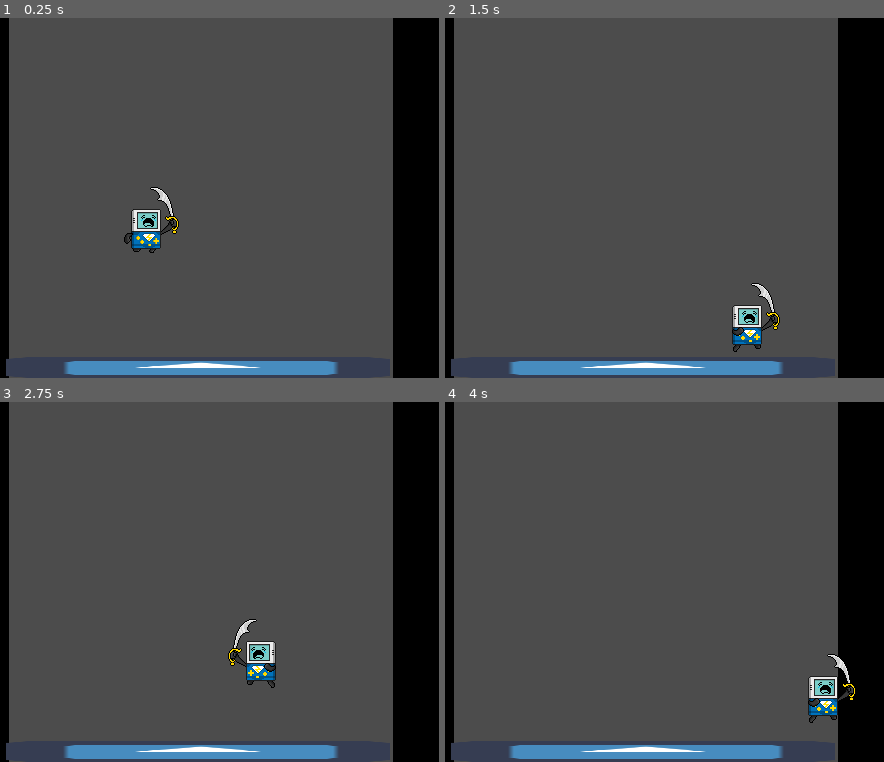
Above: before the commit, frames 1-4 (two rows, left to right).
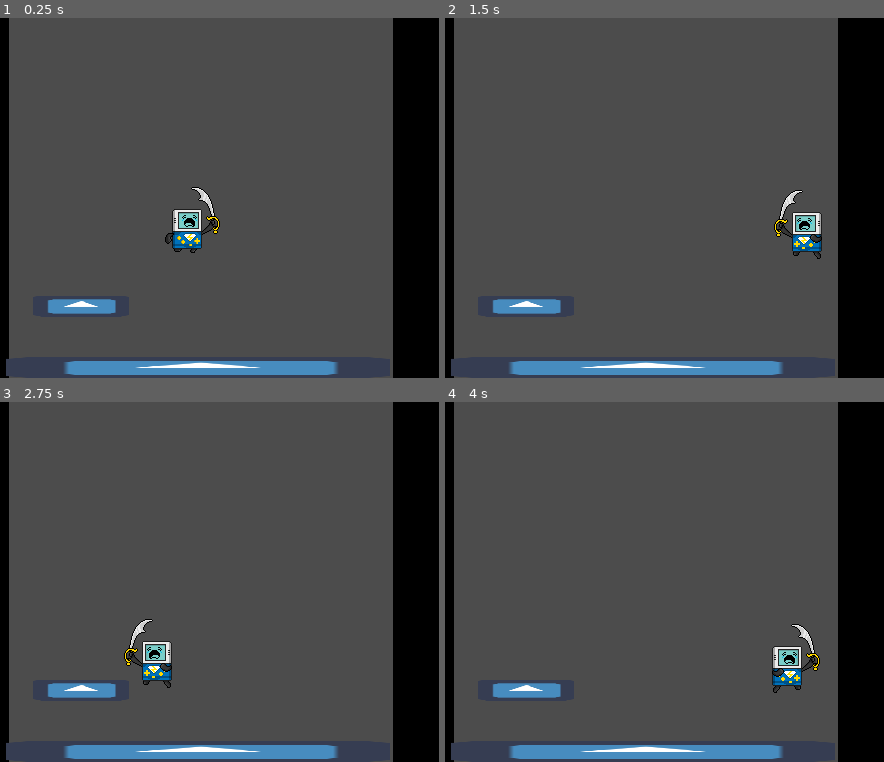
Above: after the commit, the same moments.

Repository: svntax/MetaBoyJam-2022
Game: Godot game, scene res://Gameplay.tscn
Same seed, same stepped clock (60 frames per second), same inputs: the game is played once before the commit and once after it. The engine's default icon, where the game draws it, is replaced by a stand-in: a white triangle on a blue panel in a dark square.
Inputs:
- Up to frame 1 (0.25 s): no input
- Up to frame 2 (1.5 s): hold Right (move_right) from 0.53 s (still down); tap X (action) at 0.6 s; tap Z (jump) at 0.77, 0.8, 1.07, 1.35 s
- Up to frame 3 (2.75 s): tap Z (jump) at 1.52, 1.82, 2.3 s; tap X (action) at 1.55, 2.1 s; release Right (move_right) at 2.03 s; hold Left (move_left) from 2.03 s (still down)
- Up to frame 4 (4 s): release Left (move_left) at 2.78 s; hold Right (move_right) from 2.78 s (still down); tap X (action) at 2.85 s; tap Z (jump) at 3.02, 3.32, 3.6, 3.77 s

The runs differ from the first frame. In frame 1, 2.6% of the frame differs, in the area x 10-51%, y 46-83%; in frame 2, 2.6%; in frame 3, 2.6%; in frame 4, 2.6%.

Commit message:
Player now automoves. Added multi-jump support.

Diff:
--- a/Gameplay.tscn
+++ b/Gameplay.tscn
@@ -11,6 +11,9 @@
 
 [sub_resource type="RectangleShape2D" id=3]
 extents = Vector2( 64, 180 )
+
+[sub_resource type="RectangleShape2D" id=4]
+extents = Vector2( 50, 10 )
 
 [node name="Gameplay" type="Node2D"]
 __meta__ = {
@@ -54,3 +57,13 @@
 
 [node name="MetaBoy" parent="." instance=ExtResource( 1 )]
 position = Vector2( 264, 184 )
+
+[node name="StaticBody2D2" type="StaticBody2D" parent="."]
+position = Vector2( 200, 288 )
+
+[node name="CollisionShape2D" type="CollisionShape2D" parent="StaticBody2D2"]
+shape = SubResource( 4 )
+
+[node name="Icon2" type="Sprite" parent="StaticBody2D2"]
+scale = Vector2( 1.5, 0.328125 )
+texture = ExtResource( 2 )
--- a/MetaBoy/MetaBoy.gd
+++ b/MetaBoy/MetaBoy.gd
@@ -13,10 +13,13 @@
 
 const SNAP = Vector2(0, 12)
 const MAX_FALL_SPEED = 248
+
 onready var gravity = 16
 onready var speed = 164
 onready var jump_speed = 320
-onready var jump_grace_timer = $JumpGraceTimer
+onready var double_jump_speed = 292
+onready var max_jumps = 2
+onready var jump_count = 0
 
 onready var velocity = Vector2()
 onready var face_direction = 1
@@ -25,25 +28,29 @@
 onready var animation_player = $AnimationPlayer
 onready var action_player = $ActionPlayer
 onready var body = $MainBody
+onready var jump_grace_timer = $JumpGraceTimer
 onready var attack_cooldown_timer = $AttackCooldownTimer
 
 func _ready():
 	input_controls = KEYBOARD_CONTROLS
 
 func _physics_process(_delta):
-	velocity.x = 0
+	velocity.x = speed * face_direction
 
 	# Gravity
 	velocity.y += get_gravity()
 
 	# Movement
 	if can_move():
-		if Input.is_action_pressed(input_controls["left"]):
-			velocity.x -= get_speed()
-		if Input.is_action_pressed(input_controls["right"]):
-			velocity.x += get_speed()
-		if velocity.x != 0:
-			face_direction = sign(velocity.x)
+		# TODO: do we want the player to be able to turn at any time?
+		if Input.is_action_just_pressed(input_controls["left"]):
+			#velocity.x -= get_speed()
+			face_direction = -1
+		if Input.is_action_just_pressed(input_controls["right"]):
+			#velocity.x += get_speed()
+			face_direction = 1
+#		if velocity.x != 0:
+#			face_direction = sign(velocity.x)
 		body.scale.x = face_direction
 		if Input.is_action_just_pressed(input_controls["action"]):
 			_handle_action()
@@ -57,6 +64,17 @@
 		velocity.y = move_and_slide(velocity, Vector2.UP, true).y
 	else:
 		velocity.y = move_and_slide_with_snap(velocity, SNAP, Vector2.UP, true).y
+
+	# Flip directions on horizontal collision
+	var slide_count = get_slide_count()
+	for i in range(slide_count):
+		var slide_collision = get_slide_collision(i)
+		var normal = slide_collision.normal
+		if normal.x != 0:
+			face_direction = sign(velocity.bounce(normal).x)
+
+	if is_on_floor() and jump_count != 0:
+		jump_count = 0
 
 	# Limit fall speed
 	if velocity.y > MAX_FALL_SPEED:
@@ -77,10 +95,17 @@
 	return state_machine.is_in_movement_state()
 
 func can_jump() -> bool:
-	return can_move() and (is_on_floor() or is_jump_grace_active())
+	if jump_count == 0:
+		return can_move() and (is_on_floor() or is_jump_grace_active())
+	else:
+		return can_move() and jump_count < max_jumps
 
 func jump() -> void:
-	velocity.y = -get_jump_speed()
+	jump_count += 1
+	if jump_count > 1:
+		velocity.y = -get_double_jump_speed()
+	else:
+		velocity.y = -get_jump_speed()
 	state_machine.set_state(state_machine.States.JUMP)
 
 func get_gravity() -> float:
@@ -101,6 +126,9 @@
 func get_jump_speed() -> float:
 	return jump_speed
 
+func get_double_jump_speed() -> float:
+	return double_jump_speed
+
 func is_on_ground() -> bool:
 	return is_on_floor()
 
--- a/MetaBoy/MetaBoy.tscn
+++ b/MetaBoy/MetaBoy.tscn
@@ -211,7 +211,7 @@
 script = ExtResource( 6 )
 
 [node name="JumpGraceTimer" type="Timer" parent="."]
-wait_time = 0.1
+wait_time = 0.18
 one_shot = true
 
 [node name="ActionPlayer" type="AnimationPlayer" parent="."]
Not shown: 1 places in Gameplay.tscn that only renumber resources
